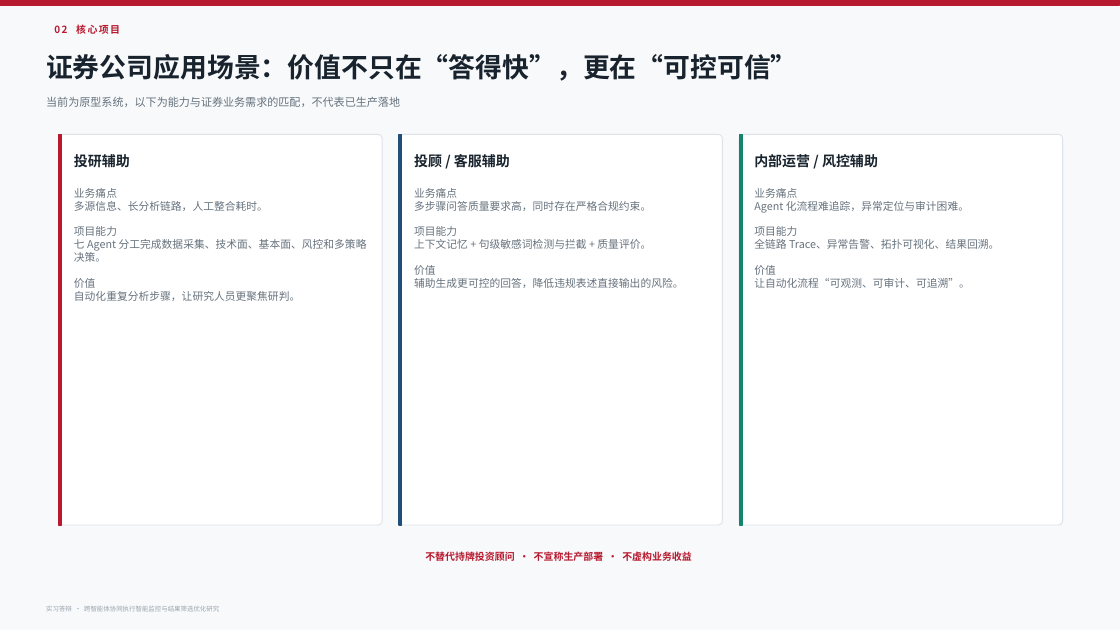
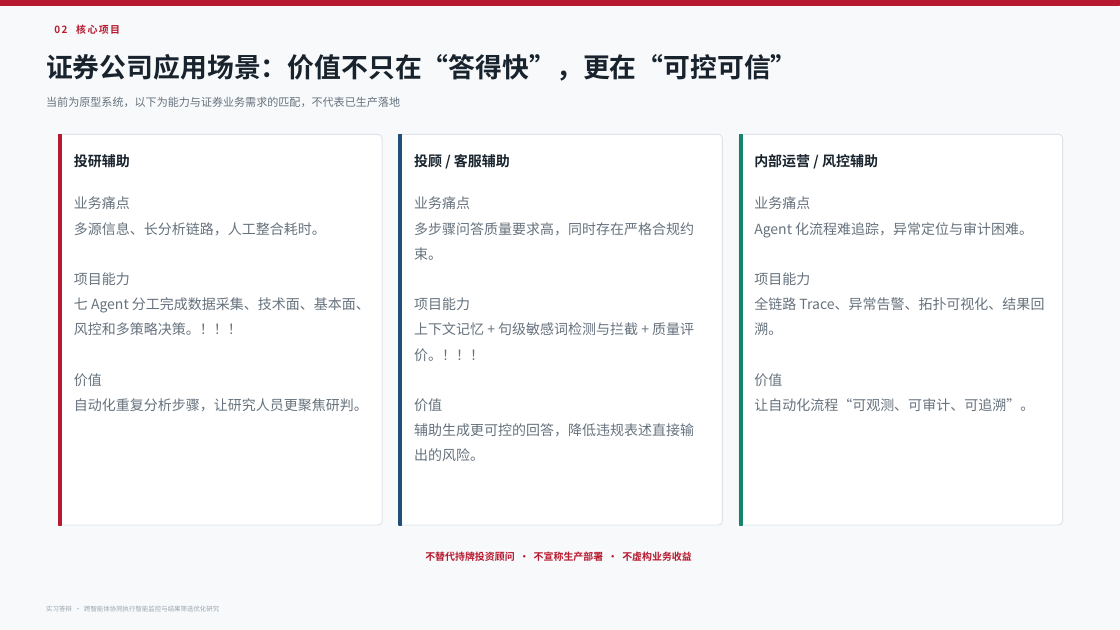
Before and after one commit to xiejiani1207/AgentCoMonitor, a slide deck: slide 7 of docs/实习答辩PPT_AgentCoMonitor_真实项目版_V2.1.pptx. Drawn at 1120x630 pixels with LibreOffice and Linux fonts; fonts in the diff are those of the drawing. Boxes give left, top, right and bottom in pixels: in the first picture for what was removed or moved away, otherwise in the second. Text is boxed around its words. In the diff, an @@ line names an element or a change of style, - is before the commit and + after.

```diff
--- a/docs/实习答辩PPT_AgentCoMonitor_真实项目版_V2.1.pptx
+++ b/docs/实习答辩PPT_AgentCoMonitor_真实项目版_V2.1.pptx
@@ text at [74,196,368,411]: size 9.2 to 12 pt in "业务痛点", "多源信息、长分析链路，人工整合耗时。", "项目能力", "价值" and 1 more places; line spacing 1 to 1.5 @@
@@ text at [414,196,694,461]: size 9.2 to 12 pt in "业务痛点", "多步骤问答质量要求高，同时存在严格合规约束。", "项目能力", "价值" and 1 more places; line spacing 1 to 1.5 @@
@@ text "业务痛点" at [754,196,1044,411]: size 9.2 to 12 pt; line spacing 1 to 1.5 @@
@@ text at [74,297,370,335]: text changed; size 9.2 to 12 pt @@
-七 Agent 分工完成数据采集、技术面、基本面、风控和多策略决策。
+七 Agent 分工完成数据采集、技术面、基本面、风控和多策略决策。！！！
@@ text at [414,322,694,361]: text changed; size 9.2 to 12 pt @@
-上下文记忆 + 句级敏感词检测与拦截 + 质量评价。
+上下文记忆 + 句级敏感词检测与拦截 + 质量评价。！！！
```
Also in this commit, not shown: 8 other slides changed, 5 other files.
